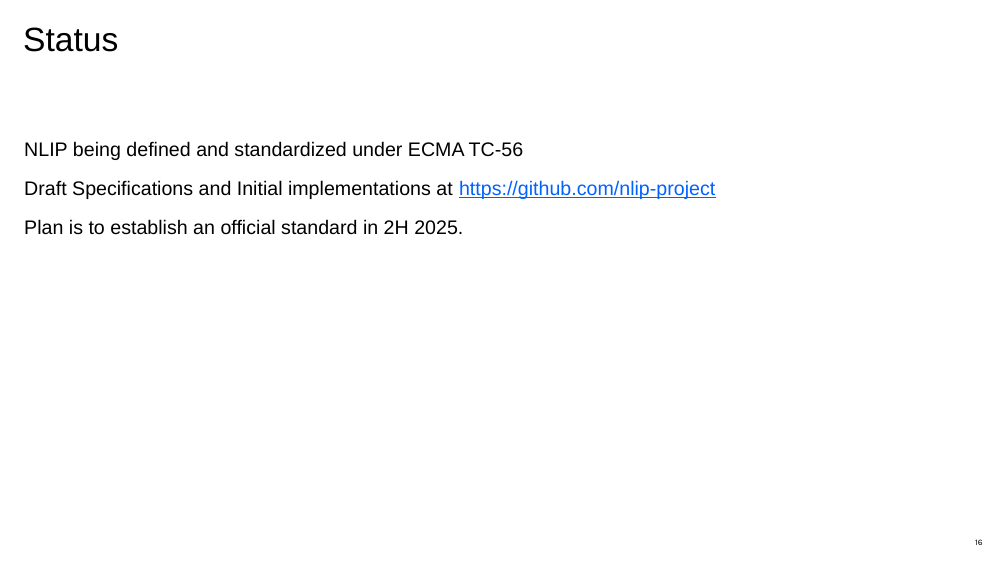
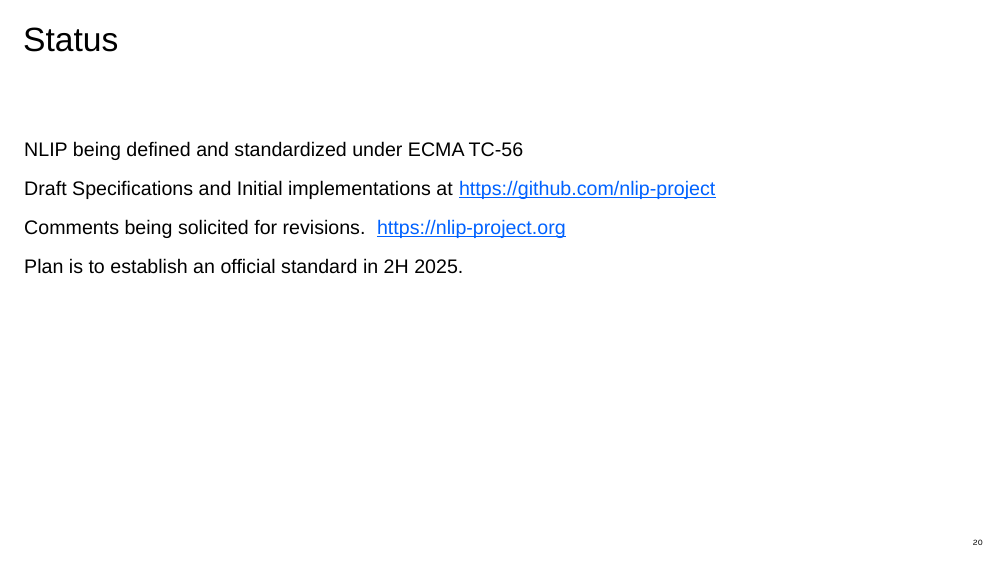
Before and after one commit to nlip-project/documents, a slide deck: slide 20 of NLIP_Briefer.pptx (slide 16 before the commit). Drawn at 1008x567 pixels with LibreOffice and Linux fonts; fonts in the diff are those of the drawing. Boxes give left, top, right and bottom in pixels: in the first picture for what was removed or moved away, otherwise in the second. Text is boxed around its words. In the diff, an @@ line names an element or a change of style, - is before the commit and + after.

```diff
--- a/NLIP_Briefer.pptx
+++ b/NLIP_Briefer.pptx
@@ text at (24,219,566,238): paragraph added @@
+Comments being solicited for revisions. https://nlip-project.org
@@ page number at (973,539,983,545): text changed @@
-16
+20
```
Also in this commit, not shown: 3 other slides changed, 9 slides added.
